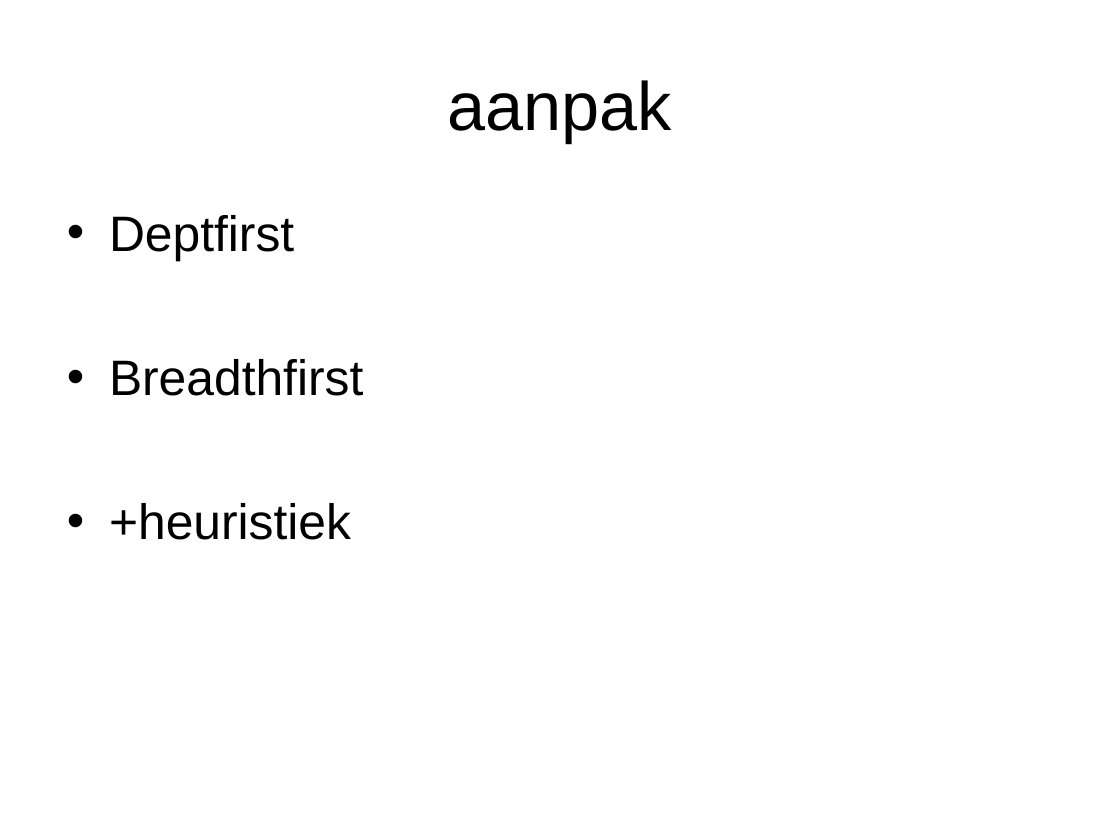
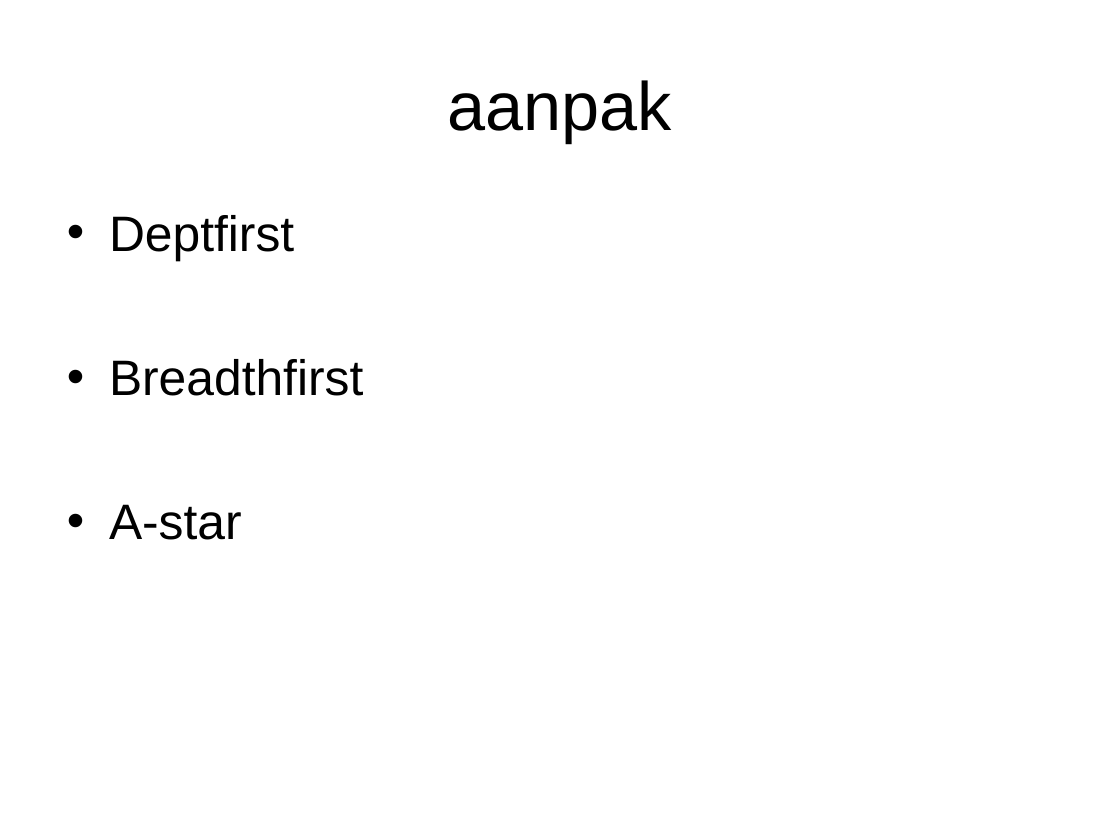
Before and after one commit to A-meerdervan/RushHourGit, a slide deck: slide 4 of eindpresentatie.ppt. Drawn at 1120x840 pixels with LibreOffice and Linux fonts; fonts in the diff are those of the drawing; background and template pictures are left out. Boxes give left, top, right and bottom in pixels: in the first picture for what was removed or moved away, otherwise in the second. Text is boxed around its words. In the diff, an @@ line names an element or a change of style, - is before the commit and + after.

```diff
--- a/eindpresentatie.ppt
+++ b/eindpresentatie.ppt
@@ text at box(109, 504, 242, 540): text changed @@
-• +heuristiek
+• A-star
```
Also in this commit, not shown: 4 other slides changed, 1 slide added, 1 other file.
